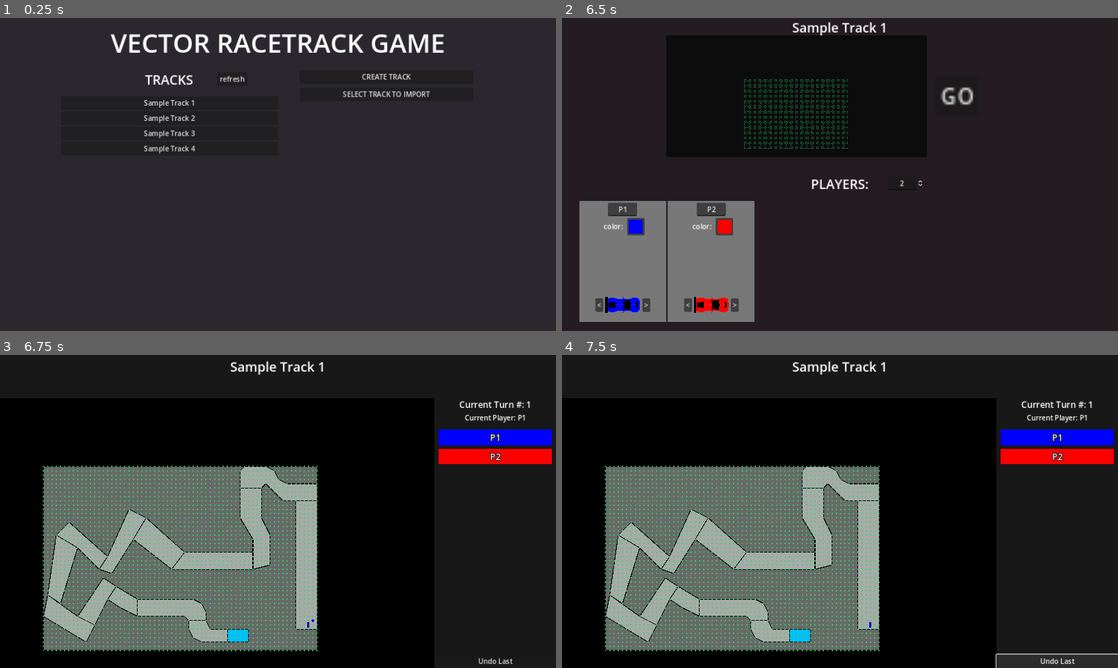
Above: before the commit, frames 1-4 (two rows, left to right).
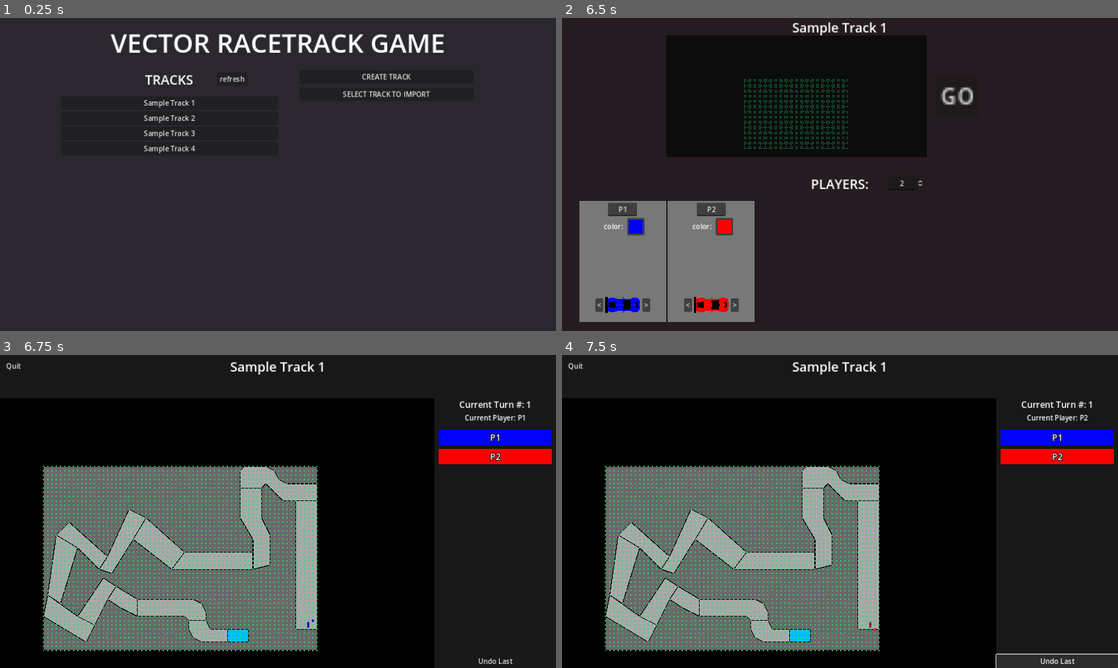
Above: after the commit, the same moments.

Repository: alexduggan1/alexduggan1.github.io
Game: Godot game, scene res://rootnode.tscn
Same seed, same stepped clock (60 frames per second), same inputs: the game is played once before the commit and once after it.
Inputs:
- Up to frame 1 (0.25 s): no input
- Up to frame 2 (6.5 s): click "refresh" at 0.5 s; click "Sample Track 1" at 1.25 s; click "Sample Track 2" at 2 s; click "Sample Track 3" at 2.75 s; click "Sample Track 4" at 3.5 s; click "CREATE TRACK" at 4.25 s; click "SELECT TRACK TO IMPORT" at 5 s; click "RACE" at 5.75 s
- Up to frame 3 (6.75 s): click "GO" at 6.5 s
- Up to frame 4 (7.5 s): click "Undo Last" at 7.25 s

Frames 1-2 are identical in both runs. In frame 3, less than 0.1% of the frame differs, in the area x 1-4%, y 2-5%; in frame 4, less than 0.1%, in the area x 1-95%, y 2-88%.
Error before the commit: Invalid access of index '-1' on a base object of type: 'Array[Vector2]'. (res://Race.gd:315)

Commit message:
update vector racetrack, add docs a bit

Diff:
--- a/SeniorProject/VectorRacetrack/Race.gd
+++ b/SeniorProject/VectorRacetrack/Race.gd
@@ -312,9 +312,17 @@
 	if(racing):
 		if(len(currentTurnPlayer.points) > 0):
 			currentTurnPlayer.points.remove_at(len(currentTurnPlayer.points)-1)
-			currentTurnPlayer.momentum = currentTurnPlayer.points[-1] - currentTurnPlayer.points[-2]
+			if(len(currentTurnPlayer.points) > 1):
+				currentTurnPlayer.momentum = currentTurnPlayer.points[-1] - currentTurnPlayer.points[-2]
+			else:
+				currentTurnPlayer.momentum = Vector2.ZERO
 		end_player_turn()
 	else:
 		# becomes exit button
 		raceMenu.queue_free()
 		self.queue_free()
+
+
+func _on_quit_button_pressed():
+	raceMenu.queue_free()
+	self.queue_free()
--- a/SeniorProject/VectorRacetrack/race.tscn
+++ b/SeniorProject/VectorRacetrack/race.tscn
@@ -58,6 +58,18 @@
 label_settings = SubResource("LabelSettings_0l752")
 horizontal_alignment = 1
 vertical_alignment = 1
+
+[node name="QuitButton" type="Button" parent="Background/TopZone"]
+layout_mode = 1
+anchors_preset = 4
+anchor_top = 0.5
+anchor_bottom = 0.5
+offset_left = -610.0
+offset_top = -15.5
+offset_right = -568.0
+offset_bottom = 15.5
+grow_vertical = 2
+text = "Quit"
 
 [node name="MainPart" type="ColorRect" parent="Background"]
 layout_mode = 1
@@ -157,4 +169,5 @@
 size_flags_horizontal = 3
 size_flags_vertical = 3
 
+[connection signal="pressed" from="Background/TopZone/QuitButton" to="." method="_on_quit_button_pressed"]
 [connection signal="pressed" from="Background/RightPart/UndoLastButton" to="." method="_on_undo_last_button_pressed"]
Not shown, changed: SeniorProject/VectorRacetrack/build/web/index.html
Not shown, changed: SeniorProject/VectorRacetrack/build/web/index.js
Not shown, changed: SeniorProject/VectorRacetrack/build/web/index.pck
Not shown, changed: SeniorProject/VectorRacetrack/build/web/index.wasm
Not shown, changed: SeniorProject/VectorRacetrack/docs/README.md
